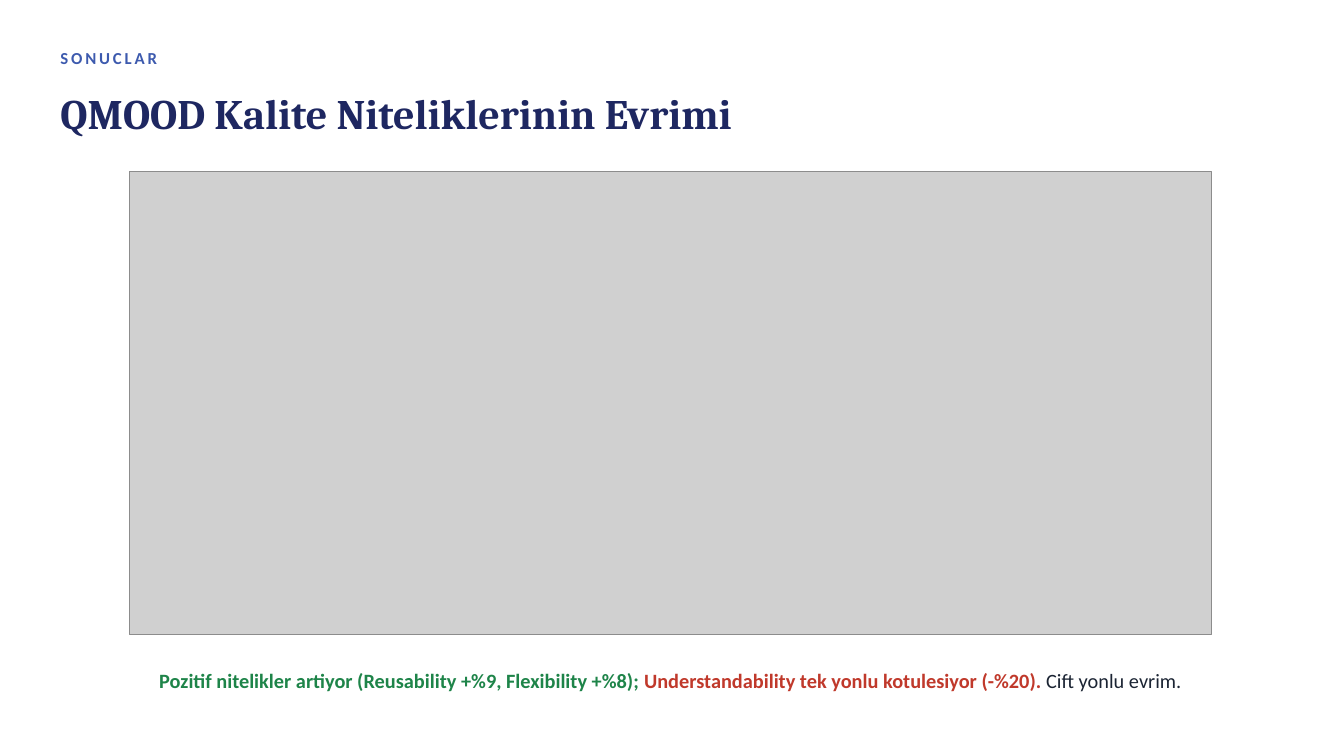
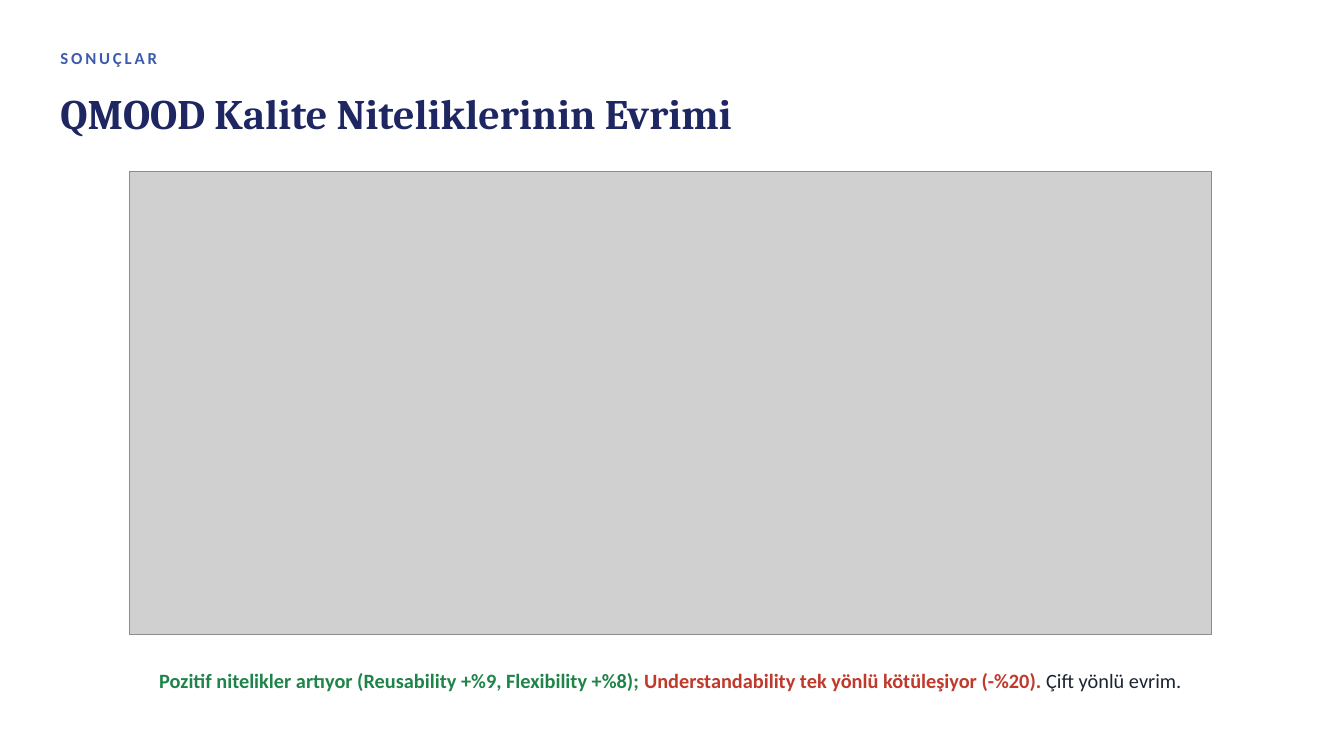
Before and after one commit to murozdemiir/qmood-jsoup-analizi, a slide deck: slide 6 of report/QMOOD_jsoup_sunum.pptx. Drawn at 1344x756 pixels with LibreOffice and Linux fonts; fonts in the diff are those of the drawing; grey boxes stand for pictures. Boxes give left, top, right and bottom in pixels: in the first picture for what was removed or moved away, otherwise in the second. Text is boxed around its words. In the diff, an @@ line names an element or a change of style, - is before the commit and + after.

```diff
--- a/report/QMOOD_jsoup_sunum.pptx
+++ b/report/QMOOD_jsoup_sunum.pptx
@@ text at (60,53,156,67): text changed @@
-SONUCLAR
+SONUÇLAR
@@ text at (159,673,1181,692): text changed @@
-Pozitif nitelikler artiyor (Reusability +%9, Flexibility +%8); Understandability tek yonlu kotulesiyor (-%20). Cift yonlu evrim.
+Pozitif nitelikler artıyor (Reusability +%9, Flexibility +%8); Understandability tek yönlü kötüleşiyor (-%20). Çift yönlü evrim.
```
Also in this commit, not shown: 12 other slides changed, 3 other files.
